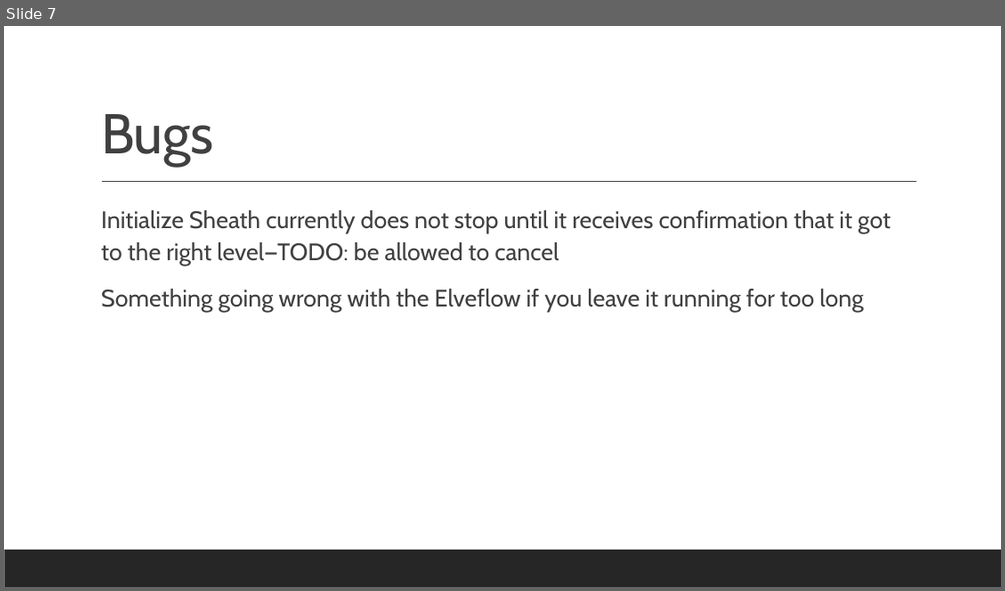
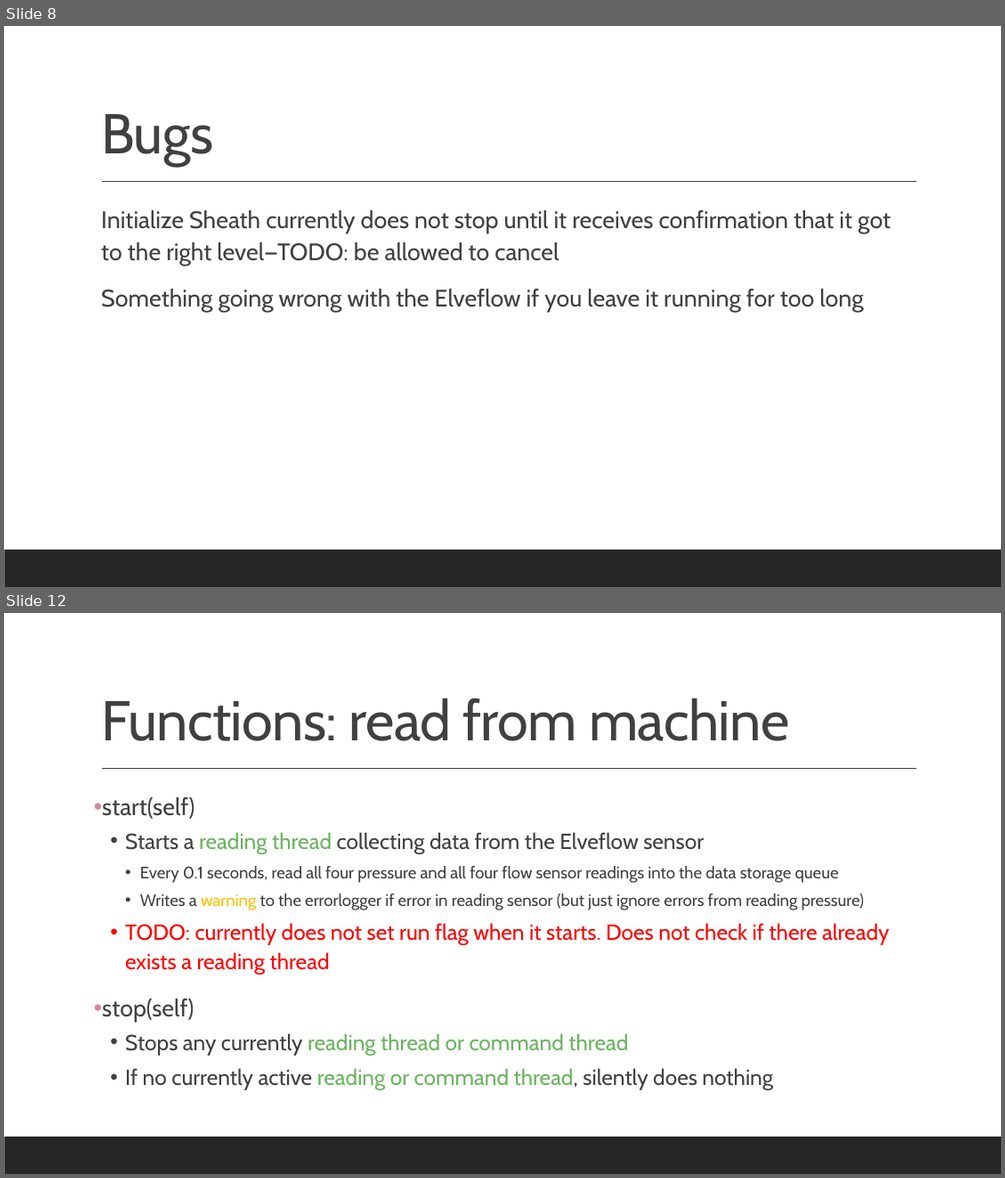
Before and after one commit to mathmauney/SAXSControl, a slide deck: Documentation.pptx. Shown one above the other, each under a label of ours: slide 7 before the commit, slides 8 and 12 after it; the slides between them are not shown. The pictures are 1005x591 and 1005x1178 pixels, drawn with LibreOffice and Linux fonts; fonts in the diff are those of the drawing. Boxes give left, top, right and bottom in pixels: in the first picture for what was removed or moved away, otherwise in the second. Text is boxed around its words. In the diff, an @@ line names an element or a change of style, - is before the commit and + after.

```diff
--- a/Documentation.pptx
+++ b/Documentation.pptx
@@ slide 12 added at (x1=4, y1=613, x2=1001, y2=1174), background #FFFFFF; not listed: 2 template elements that a slide beside it also shows @@
@@ title added at (x1=101, y1=698, x2=790, y2=741), 54 pt, text #404040 @@
+Functions: read from machine
@@ text added at (x1=102, y1=797, x2=889, y2=1090), 21 pt, text #404040 @@
+• start(self)
+  • Starts a reading thread collecting data from the Elveflow sensor
+    • Every 0.1 seconds, read all four pressure and all four flow sensor readings into the data storage queue
+    • Writes a warning to the errorlogger if error in reading sensor (but just ignore errors from reading pressure)
+  • TODO: currently does not set run flag when it starts. Does not check if there already exists a reading thread
+• stop(self)
+  • Stops any currently reading thread or command thread
+  • If no currently active reading or command thread, silently does nothing
@@ what was slide 7 is now slide 8 @@
```
Also in this commit, not shown: 4 slides changed, 19 other slides added, 3 other files.
